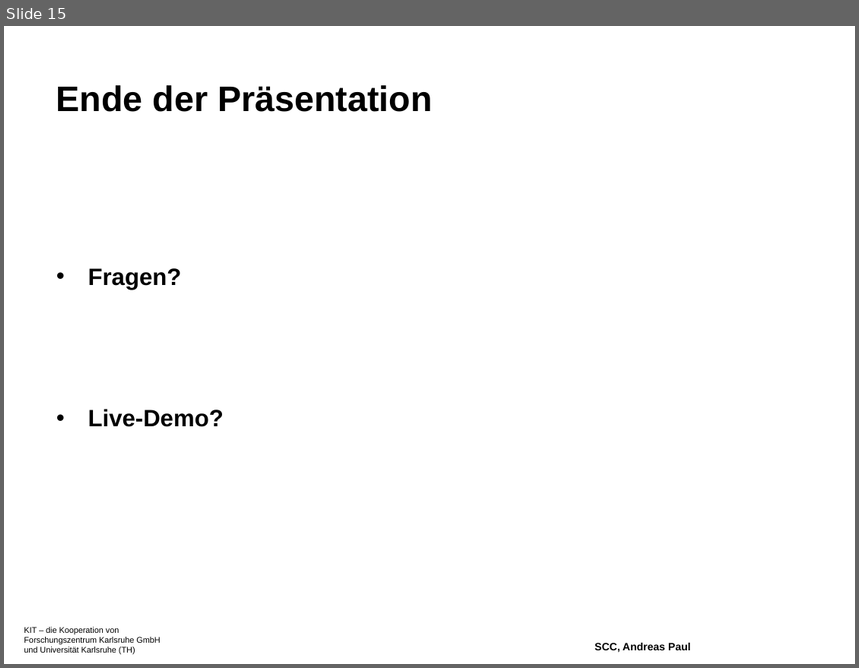
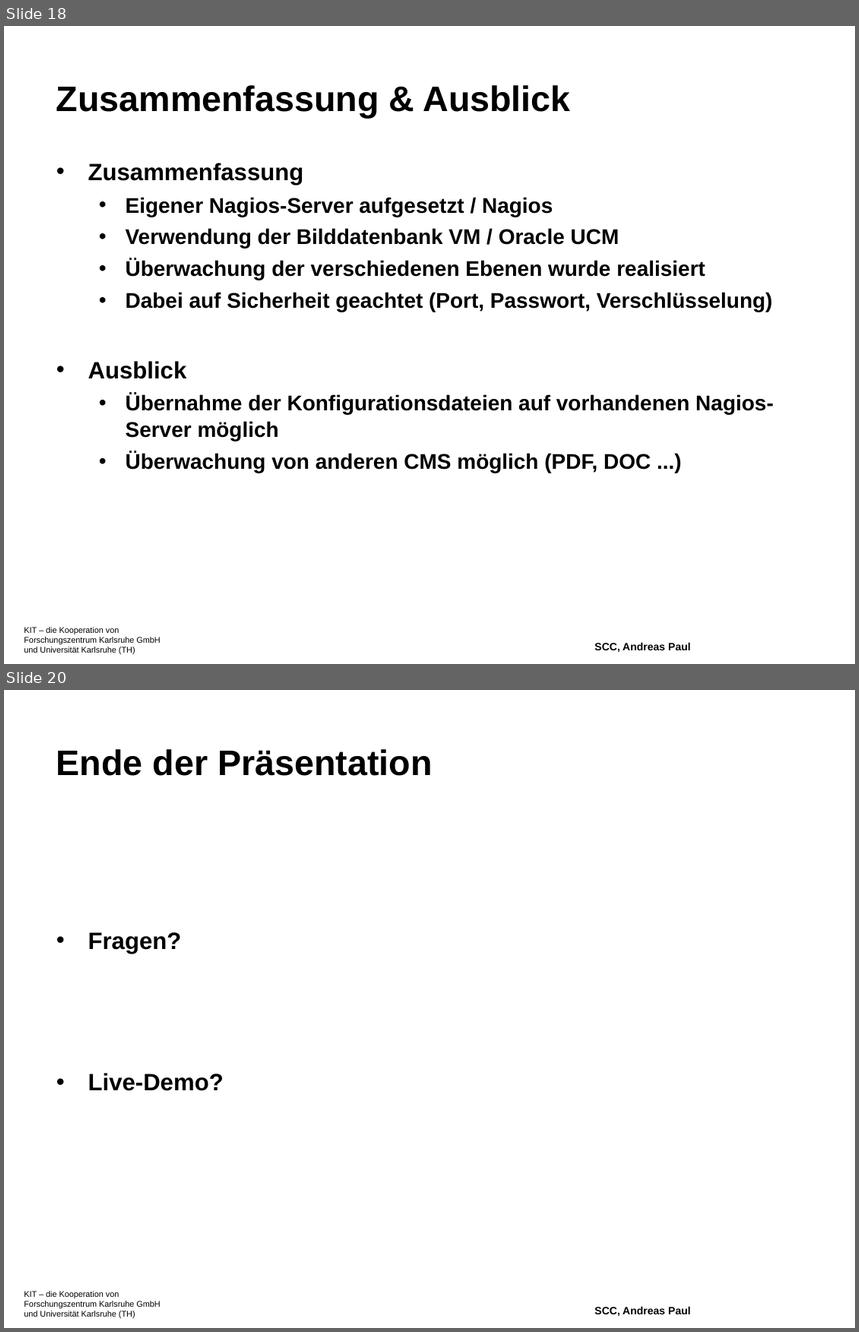
Before and after one commit to xorpaul/bachelorthesis-nagios, a slide deck: ppt/bachthesis-präsi-10-Aug-2009.odp. Shown one above the other, each under a label of ours: slide 15 before the commit, slides 18 and 20 after it; the slides between them are not shown. The pictures are 859x668 and 859x1332 pixels, drawn with LibreOffice and Linux fonts; fonts in the diff are those of the drawing; background and template pictures are left out. Boxes give left, top, right and bottom in pixels: in the first picture for what was removed or moved away, otherwise in the second. Text is boxed around its words. In the diff, an @@ line names an element or a change of style, - is before the commit and + after.

```diff
--- a/ppt/bachthesis-präsi-10-Aug-2009.odp
+++ b/ppt/bachthesis-präsi-10-Aug-2009.odp
@@ slide 18 added at <box>4,26,855,664</box>, background picture (left out); not listed: 1 template element that a slide beside it also shows @@
@@ title added at <box>56,85,570,118</box>, 30 pt, text #000000, bold @@
+Zusammenfassung & Ausblick
@@ text added at <box>88,163,774,473</box>, 18 pt, text #000000, bold @@
+• Zusammenfassung
+  • Eigener Nagios-Server aufgesetzt / Nagios
+  • Verwendung der Bilddatenbank VM / Oracle UCM
+  • Überwachung der verschiedenen Ebenen wurde realisiert
+  • Dabei auf Sicherheit geachtet (Port, Passwort, Verschlüsselung)
+• Ausblick
+  • Übernahme der Konfigurationsdateien auf vorhandenen Nagios-Server möglich
+  • Überwachung von anderen CMS möglich (PDF, DOC ...)
@@ page number added at <box>515,409,845,657</box>, 20 pt, text #FFFFFF, bold @@
+18
@@ text added at <box>595,643,691,653</box>, 9 pt, text #000000, bold @@
+SCC, Andreas Paul
@@ what was slide 15 is now slide 20 @@
```
Also in this commit, not shown: 4 slides changed, 4 other slides added, 15 other files.
